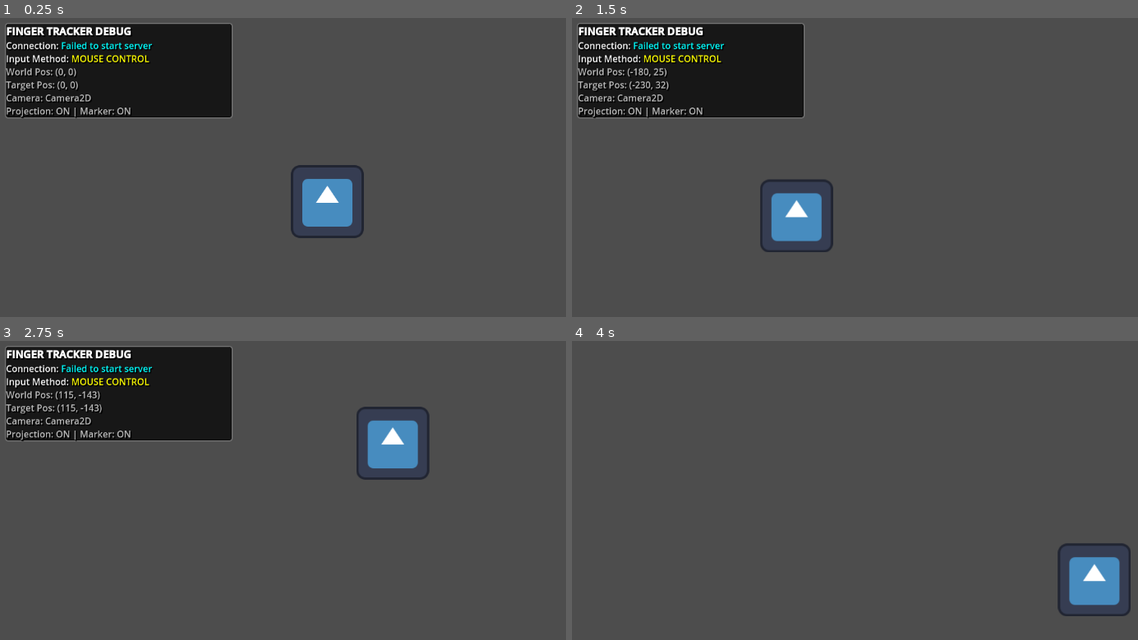
Above: before the commit, frames 1-4 (two rows, left to right).
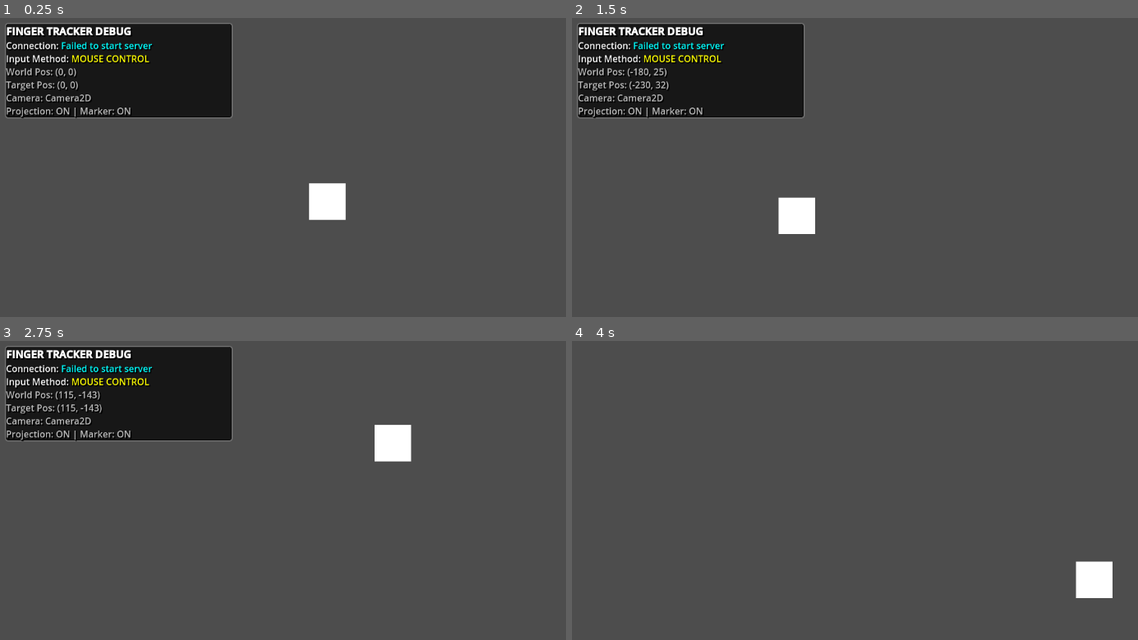
Above: after the commit, the same moments.

Repository: kickflip-games/godot_finger_tracker
Game: Godot game, scene res://scenes/main.tscn
Same seed, same stepped clock (60 frames per second), same inputs: the game is played once before the commit and once after it. The engine's default icon, where the game draws it, is replaced by a stand-in: a white triangle on a blue panel in a dark square.
Inputs (mouse positions are in pixels of both pictures, inside the frame that each line leads up to):
- Up to frame 1 (0.25 s): no input
- Up to frame 2 (1.5 s): tap Enter at 0.5 s; move the mouse to (1041, 182) at 0.52 s; hold D 0.53-1.28 s; tap R at 0.6 s; tap Space at 0.77, 1.25 s; move the mouse to (770, 221) at 1.27 s; tap T at 1.35 s
- Up to frame 3 (2.75 s): tap Space at 1.52 s; move the mouse to (390, 442) at 2.02 s; hold D from 2.03 s (still down); tap C at 2.1 s
- Up to frame 4 (4 s): move the mouse to (866, 598) at 2.77 s; tap M at 2.85 s; tap Space at 3.02, 3.77 s; move the mouse to (1098, 580) at 3.52 s; release D at 3.53 s; tap H at 3.6 s

The runs differ from the first frame. In frame 1, 1.7% of the frame differs, in the area x 51-65%, y 49-74%; in frame 2, 1.8%; in frame 3, 1.8%; in frame 4, 1.8%, in the area x 85-99%, y 67-93%.

Commit message:
reduce resolution, reduce json packet size

Diff:
--- a/scenes/finger_tracker.gd
+++ b/scenes/finger_tracker.gd
@@ -191,8 +191,7 @@
 	debug_marker = Node2D.new()
 	debug_marker.name = "FingerMarkerContainer"
 
-	# CRITICAL FIX: Add to the EXACT same parent as the finger controller
-	# This ensures they're in the same coordinate space
+
 	var my_parent = get_parent()
 	if my_parent:
 		my_parent.add_child(debug_marker)
@@ -337,12 +336,11 @@
 	last_finger_update = Time.get_ticks_msec() / 1000.0
 
 	# Check if we have valid finger position data
-	if data.has("hand_detected") and data["hand_detected"] and data.has("finger_position"):
-		var finger_pos = data["finger_position"]
-
-		if finger_pos != null and finger_pos.has("x") and finger_pos.has("y"):
+	if data.has("h") and data["h"]:
+
+		if data.has("x") and data.has("y"):
 			# Convert finger position (0-1) to screen coordinates first
-			var screen_pos = Vector2(finger_pos["x"], finger_pos["y"])
+			var screen_pos = Vector2(data["x"], data["y"])
 
 			# Then convert to world coordinates using camera projection
 			var world_pos = convert_screen_to_world_position(screen_pos)
@@ -353,7 +351,7 @@
 			# Update finger control state
 			using_finger_control = true
 
-	elif data.has("hand_detected") and not data["hand_detected"]:
+	elif data.has("h") and not data["h"]:
 		# Hand not detected - stay in current position but remain in finger mode
 		using_finger_control = true
 
--- a/scenes/finger_tracker.tscn
+++ b/scenes/finger_tracker.tscn
@@ -1,7 +1,12 @@
-[gd_scene load_steps=6 format=3 uid="uid://kxqua1oeth2g"]
+[gd_scene load_steps=7 format=3 uid="uid://kxqua1oeth2g"]
 
 [ext_resource type="Script" uid="uid://ijc3eutjm3yn" path="res://scenes/finger_tracker.gd" id="1_2tfc6"]
-[ext_resource type="Texture2D" uid="uid://qpctespndsmt" path="res://icon.svg" id="1_3vyb7"]
+
+[sub_resource type="Gradient" id="Gradient_2sjf3"]
+colors = PackedColorArray(1, 1, 1, 1, 1, 1, 1, 1)
+
+[sub_resource type="GradientTexture2D" id="GradientTexture2D_2tfc6"]
+gradient = SubResource("Gradient_2sjf3")
 
 [sub_resource type="Gradient" id="Gradient_2tfc6"]
 colors = PackedColorArray(1, 1, 1, 1, 1, 1, 1, 1)
@@ -17,7 +22,7 @@
 status_label = NodePath("CanvasLayer/StatusLabel")
 
 [node name="Sprite2D" type="Sprite2D" parent="."]
-texture = ExtResource("1_3vyb7")
+texture = SubResource("GradientTexture2D_2tfc6")
 
 [node name="FingerDebugMarker" type="Sprite2D" parent="."]
 texture = SubResource("GradientTexture2D_qqlbx")
Not shown, changed: finger_tracker.py
